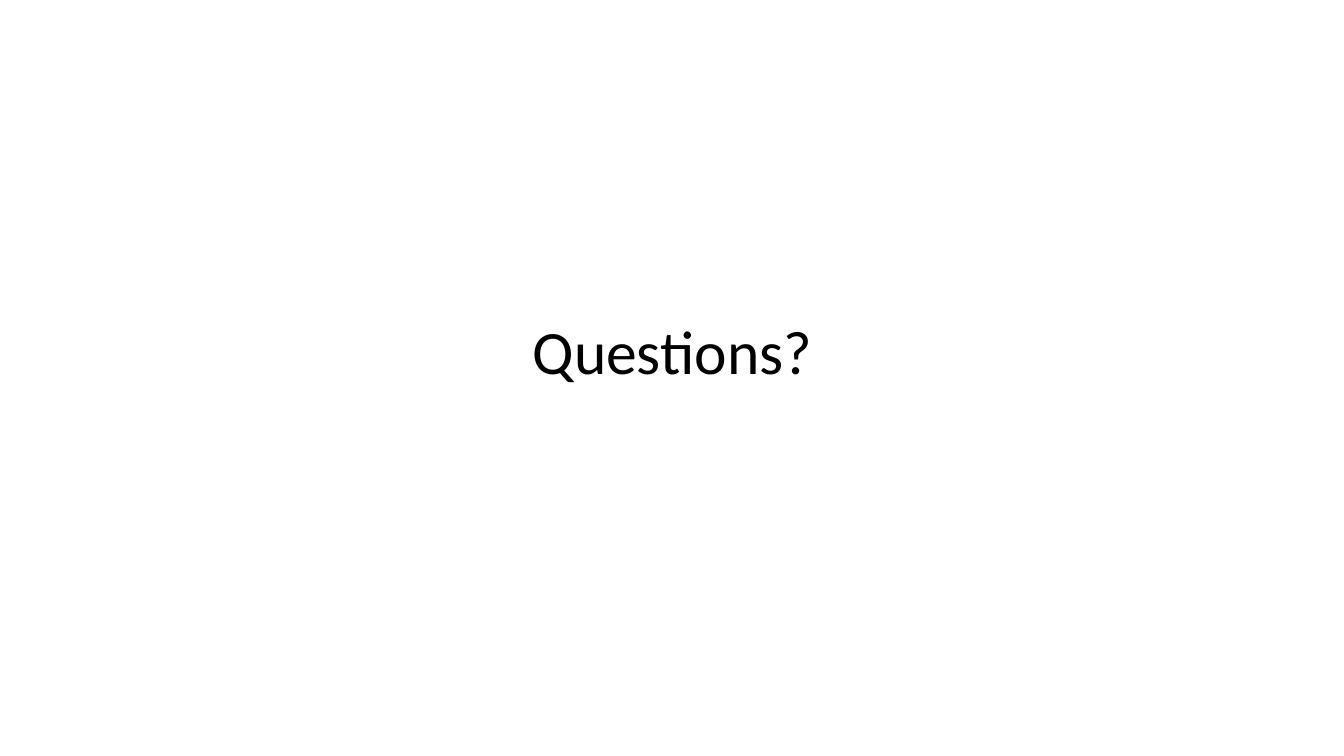
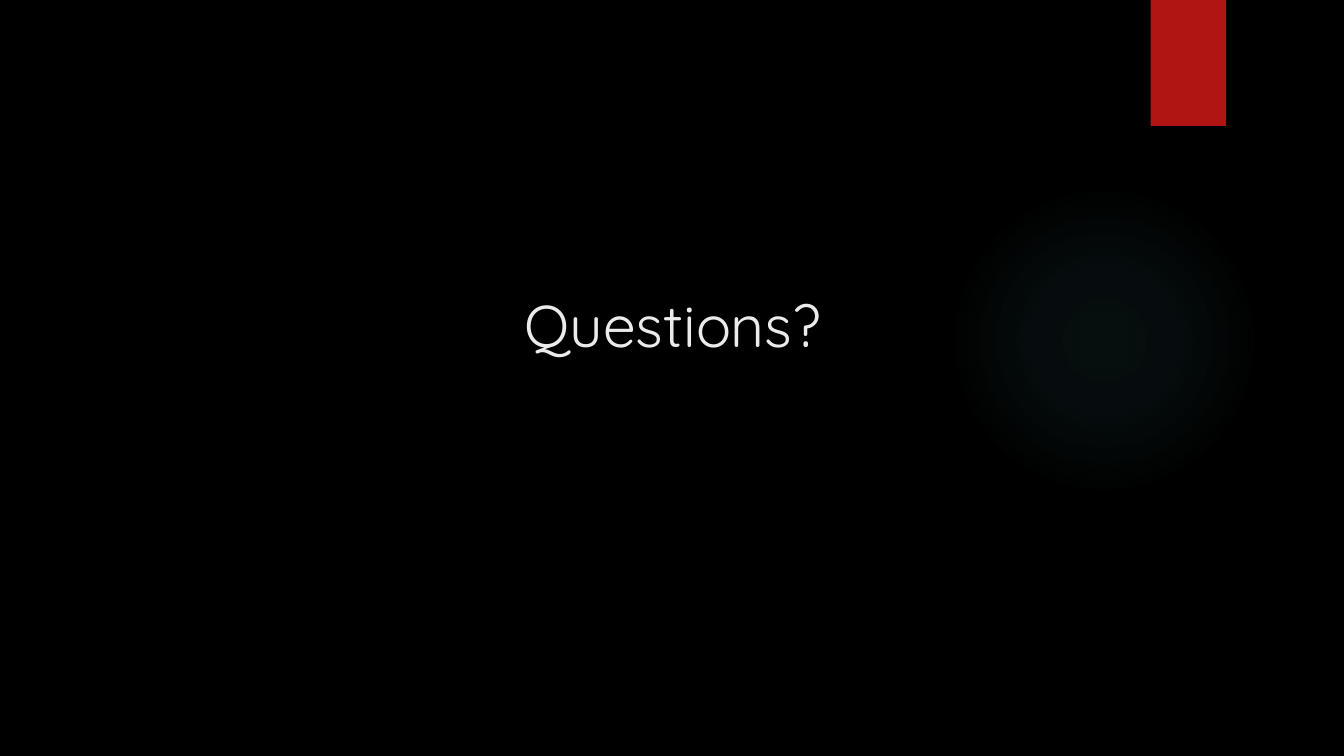
Before and after one commit to Ingrid97/g4_team4.1, a slide deck: slide 7 of Deliverables/INF112_presentasjon.pptx. Drawn at 1344x756 pixels with LibreOffice and Linux fonts; fonts in the diff are those of the drawing; background and template pictures are left out. Boxes give left, top, right and bottom in pixels: in the first picture for what was removed or moved away, otherwise in the second. Text is boxed around its words. In the diff, an @@ line names an element or a change of style, - is before the commit and + after.

```diff
--- a/Deliverables/INF112_presentasjon.pptx
+++ b/Deliverables/INF112_presentasjon.pptx
@@ background #FFFFFF to picture (left out) @@
@@ rectangle added at [1150, 0, 1226, 126], fill #B01513 @@
@@ ellipse added at [949, 185, 1259, 495], fill gradient #50B9C1 @@
@@ title "Questions?" at [524, 303, 821, 358]: size 44 to 42 pt, font Calibri to Quicksand, text colour #000000 to #EBEBEB; line spacing 0.9 to 1; vertical alignment middle to top @@
```
Also in this commit, not shown: 6 other slides changed.
